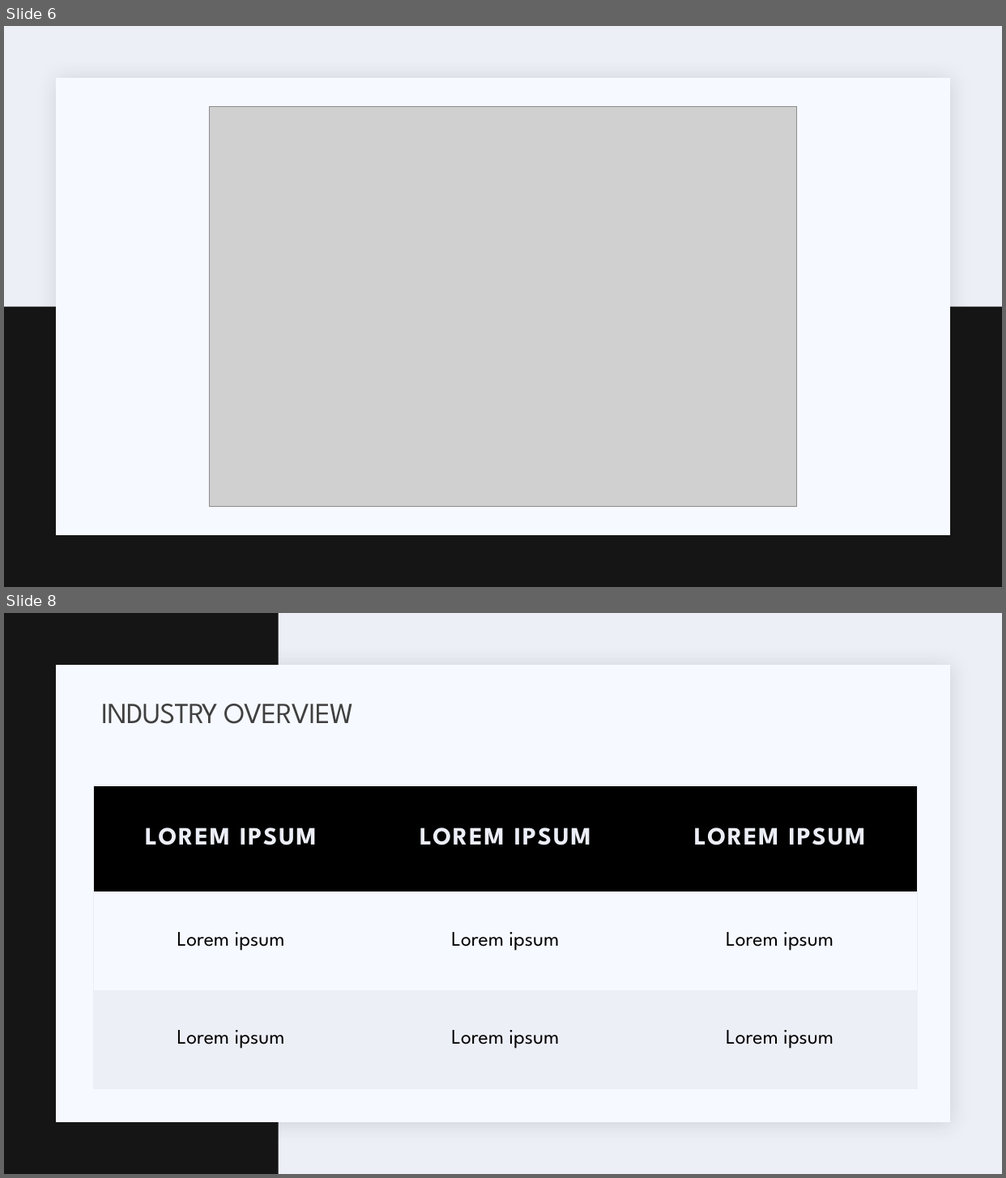
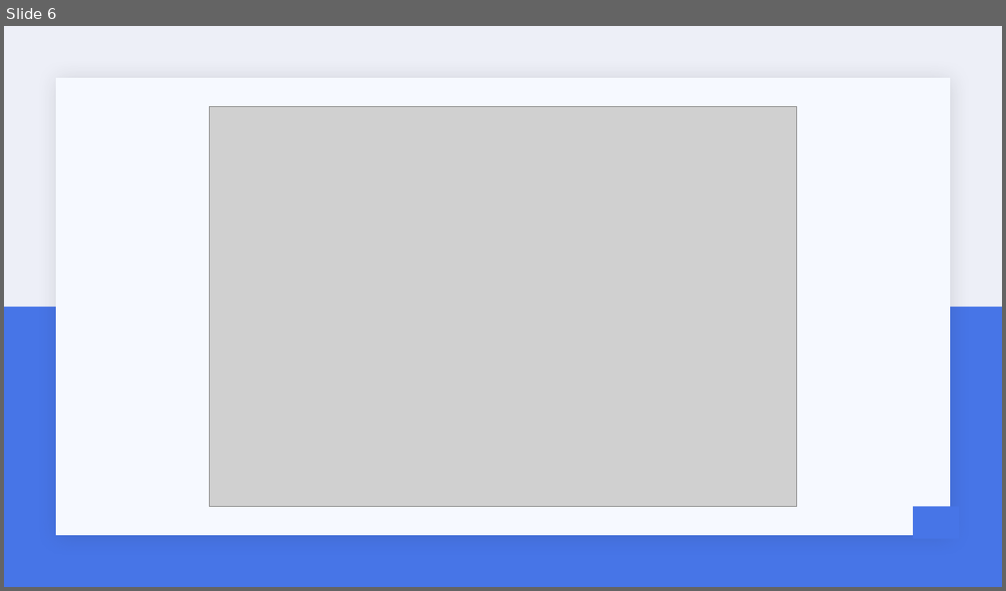
Before and after one commit to ranjith-ofcl/kafka_data_streaming, a slide deck: documents/about_project.pptx. Shown one above the other, each under a label of ours: slides 6 and 8 before the commit, slide 6 after it; the slides between them are not shown. The pictures are 1006x1178 and 1006x591 pixels, drawn with LibreOffice and Linux fonts; fonts in the diff are those of the drawing; grey boxes stand for pictures. Boxes give left, top, right and bottom in pixels: in the first picture for what was removed or moved away, otherwise in the second. Text is boxed around its words. In the diff, an @@ line names an element or a change of style, - is before the commit and + after.

```diff
--- a/documents/about_project.pptx
+++ b/documents/about_project.pptx
@@ slide 8 removed at bbox=[4, 613, 1002, 1174], background #EDEFF7; not listed: 1 template element that a slide beside it also shows @@
@@ rectangle removed at bbox=[4, 613, 278, 1174] @@
@@ title removed at bbox=[101, 704, 353, 724] @@
-INDUSTRY OVERVIEW
@@ table removed at bbox=[94, 786, 918, 1089], 3 rows, 3 columns @@
-LOREM IPSUM | LOREM IPSUM | LOREM IPSUM
-Lorem ipsum | Lorem ipsum | Lorem ipsum
-Lorem ipsum | Lorem ipsum | Lorem ipsum
@@ slide 6 changed as well @@
@@ rectangle at bbox=[4, 307, 1002, 587]: fill #141514 to #4775E7 @@
@@ rectangle added at bbox=[914, 506, 959, 539], fill #4775E7 @@
```
Also in this commit, not shown: 6 other slides changed, 9 slides added, 9 other slides removed, 11 other files.
